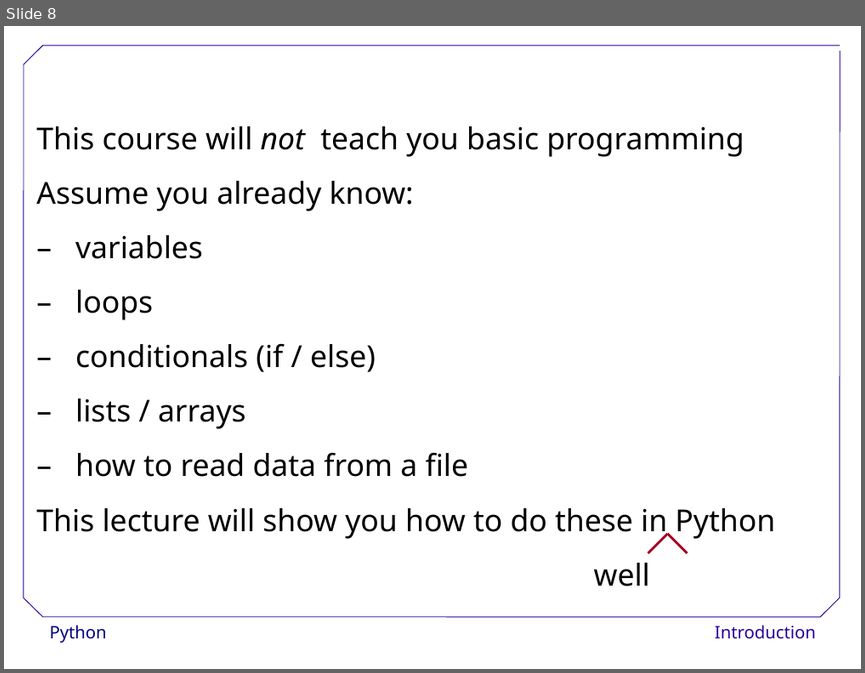
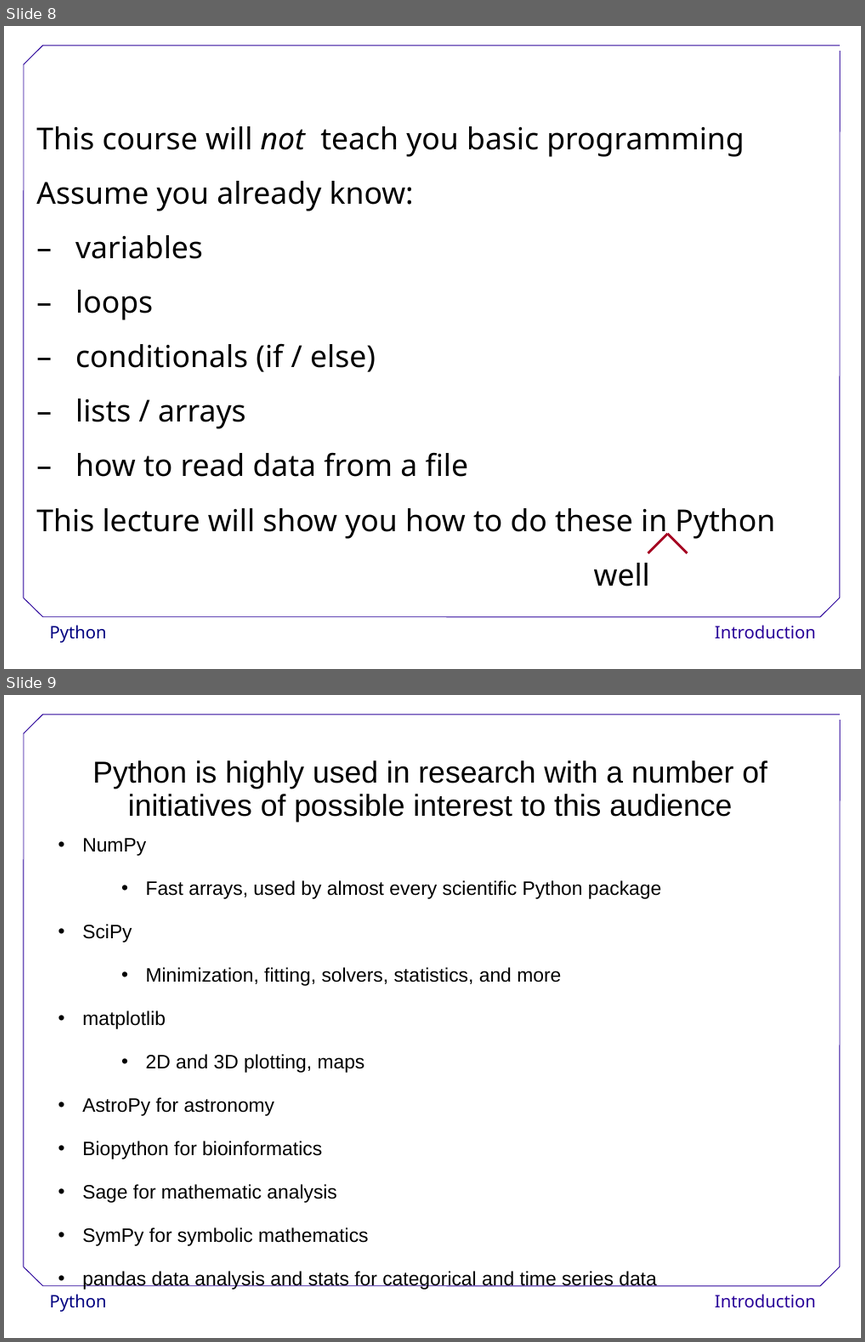
Before and after one commit to swcarpentry/DEPRECATED-boot-camps, a slide deck: slides/PythonBasics.ppt. Shown one above the other, each under a label of ours: slide 8 before the commit, slides 8 and 9 after it. The pictures are 865x673 and 865x1342 pixels, drawn with LibreOffice and Linux fonts; fonts in the diff are those of the drawing; background and template pictures are left out. Boxes give left, top, right and bottom in pixels: in the first picture for what was removed or moved away, otherwise in the second. Text is boxed around its words. In the diff, an @@ line names an element or a change of style, - is before the commit and + after.

Commit message:
updated with some research initiatives which use python

```diff
--- a/slides/PythonBasics.ppt
+++ b/slides/PythonBasics.ppt
@@ slide 9 added at bbox=[4, 695, 861, 1338], background #FFFFFF; not listed: 9 template elements that a slide beside it also shows @@
@@ text added at bbox=[92, 760, 767, 823], 28 pt, text #000000 @@
+Python is highly used in research with a number of initiatives of possible interest to this audience
@@ text added at bbox=[82, 838, 661, 1289], 18 pt, text #000000 @@
+• NumPy
+  • Fast arrays, used by almost every scientific Python package
+• SciPy
+  • Minimization, fitting, solvers, statistics, and more
+• matplotlib
+  • 2D and 3D plotting, maps
+• AstroPy for astronomy
+• Biopython for bioinformatics
+• Sage for mathematic analysis
+• SymPy for symbolic mathematics
+• pandas data analysis and stats for categorical and time series data
```
